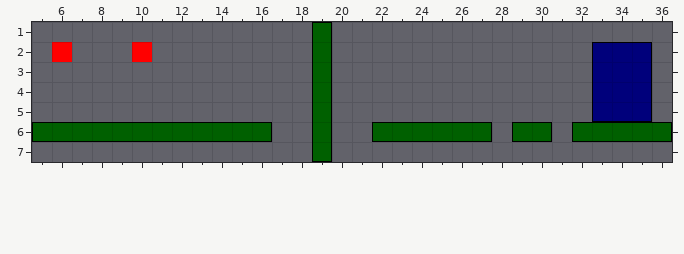
Two states of a Tiled map, core/assets/testMap2.tmx. That is the earlier state.
Cells are 32x32 px. Shown: x 5..36, y 1..7.
New version:
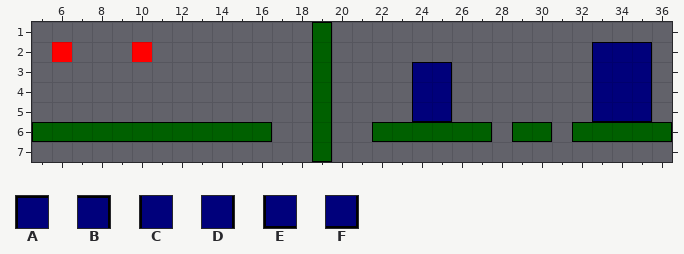
Key: from "tileSet": A 24, B 26, C 32, D 34, E 40, F 42.
_ is an empty cell.
Tiles of an added or newly shown layer are drawn over the layers below it.
The commit says: Split end
The edit:
Layer "end2" (added):
y 3: x 24..25 __ -> AB
y 4: x 24..25 __ -> CD
y 5: x 24..25 __ -> EF
